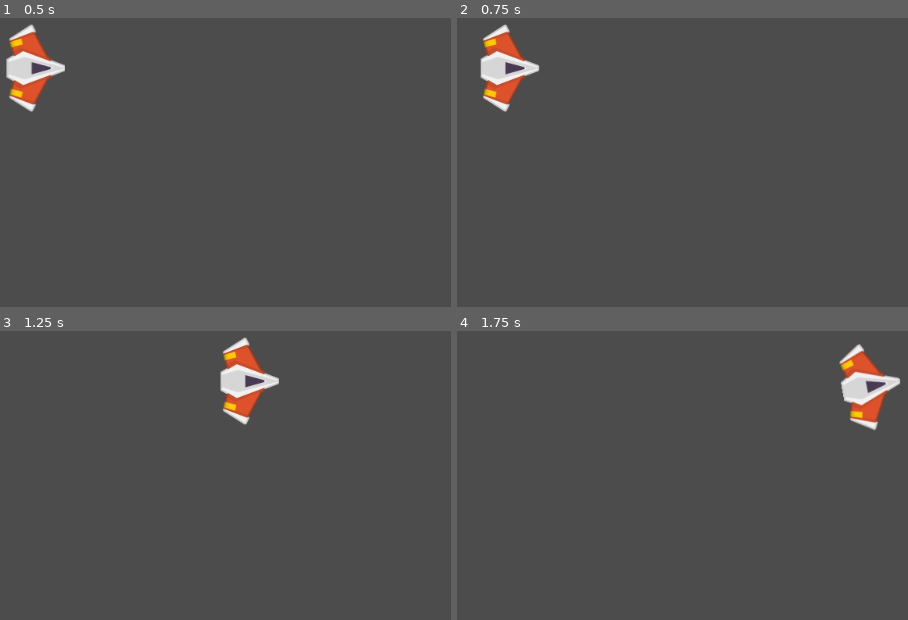
Above: before the commit, frames 1-4 (two rows, left to right).
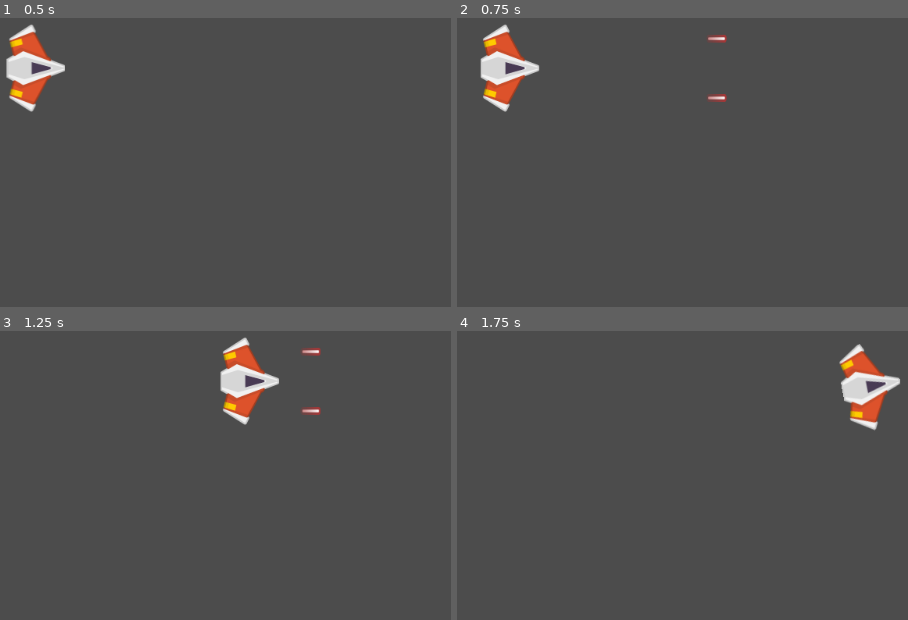
Above: after the commit, the same moments.

Repository: AleprosDev/ProyectoMeteoritoJuego
Game: Godot game, scene res://Juego/Niveles/NivelTest.tscn
Same seed, same stepped clock (60 frames per second), same inputs: the game is played once before the commit and once after it.
Inputs:
- Up to frame 1 (0.5 s): no input
- Up to frame 2 (0.75 s): tap Enter at 0.5 s; hold W (mover_adelante) from 0.53 s (still down); hold Keypad 2 (disparo_principal, bound only after the commit) from 0.53 s (still down)
- Up to frame 3 (1.25 s): keep holding W (mover_adelante); keep holding Keypad 2 (disparo_principal, bound only after the commit)
- Up to frame 4 (1.75 s): release W (mover_adelante) at 1.28 s; release Keypad 2 (disparo_principal, bound only after the commit) at 1.28 s; hold S (mover_atras) from 1.28 s (still down); tap A (rotar_antihorario) at 1.35 s; tap Keypad 2 (disparo_principal, bound only after the commit) at 1.55 s

Frame 1 is identical in both runs. In frame 2, 0.2% of the frame differs, in the area x 55-60%, y 5-30%; in frame 3, 0.2%, in the area x 66-72%, y 5-30%; in frame 4, nothing differs.

Commit message:
Cargamos proyectil primario
Agregamos mecanicas para el proyectil primario:
-script proyectil
-nodo Canion
-Evento llamado Eventos que enlaza proyectil con escena para global_position.

Diff:
--- /dev/null
+++ b/Canion.gd
@@ -0,0 +1,53 @@
+# Canion.gd
+class_name Canion
+extends Node2D
+
+## Atributos export
+export var proyectil: PackedScene = null
+export var cadencia_disparo: float = 0.8
+export var velocidad_proyectil: int = 100
+export var danio_proyectil: int = 1
+
+## Atributos onready
+onready var timer_enfriamiento: Timer = $TimerEnfriamiento
+onready var disparo_sfx: AudioStreamPlayer2D = $DisparosFX
+onready var esta_enfriado: bool = true
+onready var esta_disparando: bool = false	setget set_esta_disparando
+
+## Atributos
+var puntos_disparo:Array = []
+
+## Setters y Getters
+func set_esta_disparando(disparando: bool) -> void:
+	esta_disparando = disparando
+
+## Metodos
+func _ready() -> void:
+	almacenar_puntos_disparo()
+	timer_enfriamiento.wait_time = cadencia_disparo
+
+func _process(delta: float) -> void:
+	if esta_disparando and esta_enfriado:
+		disparar()
+
+## Metodos customs
+func almacenar_puntos_disparo() -> void:
+	for nodo in get_children():
+		if nodo is Position2D:
+			puntos_disparo.append(nodo)
+func disparar() -> void:
+	esta_enfriado = false
+	disparo_sfx.play()
+	timer_enfriamiento.start()
+	for punto_disparo in puntos_disparo:
+		var new_proyectil:Proyectil = proyectil.instance()
+		new_proyectil.crear(
+			punto_disparo.global_position,
+			get_owner().rotation,
+			velocidad_proyectil,
+			danio_proyectil
+		)
+		Eventos.emit_signal("disparo", new_proyectil)
+
+func _on_TimerEnfriamiento_timeout() -> void:
+	esta_enfriado = true
--- /dev/null
+++ b/Eventos.gd
@@ -0,0 +1,16 @@
+extends Node
+
+
+# Declare member variables here. Examples:
+# var a = 2
+# var b = "text"
+
+
+# Called when the node enters the scene tree for the first time.
+func _ready():
+	pass # Replace with function body.
+
+
+# Called every frame. 'delta' is the elapsed time since the previous frame.
+#func _process(delta):
+#	pass
--- /dev/null
+++ b/Juego/Autoloads/Eventos.gd
@@ -0,0 +1,3 @@
+extends Node
+
+signal disparo(proyectil)
--- /dev/null
+++ b/Juego/Naves/Canion.tscn
@@ -0,0 +1,18 @@
+[gd_scene load_steps=3 format=2]
+
+[ext_resource path="res://Canion.gd" type="Script" id=1]
+[ext_resource path="res://Juego/Naves/Proyectiles/Proyectil.tscn" type="PackedScene" id=2]
+
+[node name="Canion" type="Node2D"]
+script = ExtResource( 1 )
+proyectil = ExtResource( 2 )
+
+[node name="PuntoIzquierdo" type="Position2D" parent="."]
+
+[node name="PuntoDerecho" type="Position2D" parent="."]
+
+[node name="DisparosFX" type="AudioStreamPlayer2D" parent="."]
+
+[node name="TimerEnfriamiento" type="Timer" parent="."]
+
+[connection signal="timeout" from="TimerEnfriamiento" to="." method="_on_TimerEnfriamiento_timeout"]
--- a/Juego/Naves/Player/Player.gd
+++ b/Juego/Naves/Player/Player.gd
@@ -10,18 +10,12 @@
 var empuje:Vector2 = Vector2.ZERO
 var dir_rotacion: int = 0
 
+## Atributos onready
+onready var canion:Canion = $Canion
+
 ## Metodos
 
-func _cubic_bezier(p0: Vector2, p1: Vector2, p2: Vector2, p3: Vector2, t: float):
-	var q0 = p0.linear_interpolate(p1, t)
-	var q1 = p1.linear_interpolate(p2, t)
-	var q2 = p2.linear_interpolate(p3, t)
 
-	var r0 = q0.linear_interpolate(q1, t)
-	var r1 = q1.linear_interpolate(q2, t)
-
-	var s = r0.linear_interpolate(r1, t)
-	return s
 
 func _integrate_forces(state: Physics2DDirectBodyState) -> void:
 	apply_central_impulse(empuje.rotated(rotation))
@@ -45,3 +39,10 @@
 		dir_rotacion += 1
 	elif Input.is_action_pressed("rotar_antihorario"):
 		dir_rotacion -= 1
+
+	# Disparo
+	if Input.is_action_pressed("disparo_principal"):
+		canion.set_esta_disparando(true)
+
+	if Input.is_action_just_released("disparo_principal"):
+		canion.set_esta_disparando(false)
--- a/Juego/Naves/Player/Player.tscn
+++ b/Juego/Naves/Player/Player.tscn
@@ -1,6 +1,7 @@
-[gd_scene load_steps=4 format=2]
+[gd_scene load_steps=5 format=2]
 
 [ext_resource path="res://Juego/Naves/Player/player_orange.png" type="Texture" id=1]
+[ext_resource path="res://Juego/Naves/Canion.tscn" type="PackedScene" id=3]
 
 [sub_resource type="PhysicsMaterial" id=2]
 friction = 0.5
@@ -20,3 +21,21 @@
 [node name="CollisionShape2D" type="CollisionShape2D" parent="."]
 position = Vector2( 0, 2 )
 shape = SubResource( 1 )
+
+[node name="Canion" parent="." instance=ExtResource( 3 )]
+position = Vector2( -1, 0 )
+cadencia_disparo = 0.3
+velocidad_proyectil = 1500
+
+[node name="PuntoIzquierdo" parent="Canion" index="0"]
+position = Vector2( 12, -38 )
+scale = Vector2( 2, 2 )
+
+[node name="PuntoDerecho" parent="Canion" index="1"]
+position = Vector2( 12, 38 )
+scale = Vector2( 2, 2 )
+
+[node name="DisparosFX" parent="Canion" index="2"]
+position = Vector2( 21, -15 )
+
+[editable path="Canion"]
--- /dev/null
+++ b/Juego/Naves/Proyectiles/Proyectil.gd
@@ -0,0 +1,18 @@
+# Proyectil.gd
+class_name Proyectil
+extends Area2D
+
+
+# Atributos
+var velocidad:Vector2 = Vector2.ZERO
+var danio:float
+
+## Metodos
+func crear(pos: Vector2, dir: float, vel: float, danio_p: int) -> void:
+	position = pos
+	rotation = dir
+	velocidad = Vector2(vel, 0).rotated(dir)
+
+## Metodos
+func _physics_process(delta: float) -> void:
+	position += velocidad * delta
--- /dev/null
+++ b/Juego/Naves/Proyectiles/Proyectil.tscn
@@ -0,0 +1,27 @@
+[gd_scene load_steps=4 format=2]
+
+[ext_resource path="res://Juego/Naves/Proyectiles/proyectil_player.png" type="Texture" id=1]
+[ext_resource path="res://Juego/Naves/Proyectiles/Proyectil.gd" type="Script" id=2]
+
+[sub_resource type="RectangleShape2D" id=1]
+extents = Vector2( 5, 17 )
+
+[node name="Proyectil" type="Area2D"]
+position = Vector2( 0, 1 )
+rotation = 1.5708
+scale = Vector2( 0.7, 1.2 )
+script = ExtResource( 2 )
+
+[node name="Sprite" type="Sprite" parent="."]
+rotation = 1.5708
+texture = ExtResource( 1 )
+
+[node name="CollisionShape2D" type="CollisionShape2D" parent="."]
+position = Vector2( 0, -1 )
+rotation = 1.5708
+shape = SubResource( 1 )
+
+[node name="VisibilityNotifier2D" type="VisibilityNotifier2D" parent="."]
+position = Vector2( -4.74323e-06, -0.71166 )
+rotation = 1.5708
+scale = Vector2( 0.663498, 1.75 )
--- /dev/null
+++ b/Juego/Niveles/Nivel.gd
@@ -0,0 +1,7 @@
+extends Node2D
+
+func _ready() -> void:
+	Eventos.connect("disparo", self, "on_disparo")
+
+func on_disparo(proyectil:Proyectil) -> void:
+	add_child(proyectil)
--- a/Juego/Niveles/NivelTest.tscn
+++ b/Juego/Niveles/NivelTest.tscn
@@ -1,9 +1,11 @@
-[gd_scene load_steps=3 format=2]
+[gd_scene load_steps=4 format=2]
 
 [ext_resource path="res://Juego/Naves/Player/Player.tscn" type="PackedScene" id=1]
 [ext_resource path="res://Juego/Naves/Player/Player.gd" type="Script" id=2]
+[ext_resource path="res://Juego/Niveles/Nivel.gd" type="Script" id=3]
 
 [node name="NivelTest" type="Node2D"]
+script = ExtResource( 3 )
 
 [node name="Player" parent="." instance=ExtResource( 1 )]
 position = Vector2( 493, 294 )
--- /dev/null
+++ b/TimerEnfriamiento.gd
@@ -0,0 +1,16 @@
+extends Timer
+
+
+# Declare member variables here. Examples:
+# var a = 2
+# var b = "text"
+
+
+# Called when the node enters the scene tree for the first time.
+func _ready():
+	pass # Replace with function body.
+
+
+# Called every frame. 'delta' is the elapsed time since the previous frame.
+#func _process(delta):
+#	pass
--- a/project.godot
+++ b/project.godot
@@ -9,13 +9,25 @@
 config_version=4
 
 _global_script_classes=[ {
+"base": "Node2D",
+"class": "Canion",
+"language": "GDScript",
+"path": "res://Canion.gd"
+}, {
 "base": "RigidBody2D",
 "class": "Player",
 "language": "GDScript",
 "path": "res://Juego/Naves/Player/Player.gd"
+}, {
+"base": "Area2D",
+"class": "Proyectil",
+"language": "GDScript",
+"path": "res://Juego/Naves/Proyectiles/Proyectil.gd"
 } ]
 _global_script_class_icons={
-"Player": ""
+"Canion": "",
+"Player": "",
+"Proyectil": ""
 }
 
 [application]
@@ -23,6 +35,10 @@
 config/name="ProyectoMeteoritoJuego"
 run/main_scene="res://Juego/Niveles/NivelTest.tscn"
 config/icon="res://icon.png"
+
+[autoload]
+
+Eventos="*res://Juego/Autoloads/Eventos.gd"
 
 [input]
 
@@ -50,6 +66,11 @@
 , Object(InputEventKey,"resource_local_to_scene":false,"resource_name":"","device":0,"alt":false,"shift":false,"control":false,"meta":false,"command":false,"pressed":false,"scancode":16777231,"physical_scancode":0,"unicode":0,"echo":false,"script":null)
  ]
 }
+disparo_principal={
+"deadzone": 0.5,
+"events": [ Object(InputEventKey,"resource_local_to_scene":false,"resource_name":"","device":0,"alt":false,"shift":false,"control":false,"meta":false,"command":false,"pressed":false,"scancode":16777352,"physical_scancode":0,"unicode":0,"echo":false,"script":null)
+ ]
+}
 
 [physics]
 
Binary file added: Juego/Naves/Proyectiles/proyectil_player.png
Not shown, added: Juego/Naves/Proyectiles/proyectil_player.png.import
